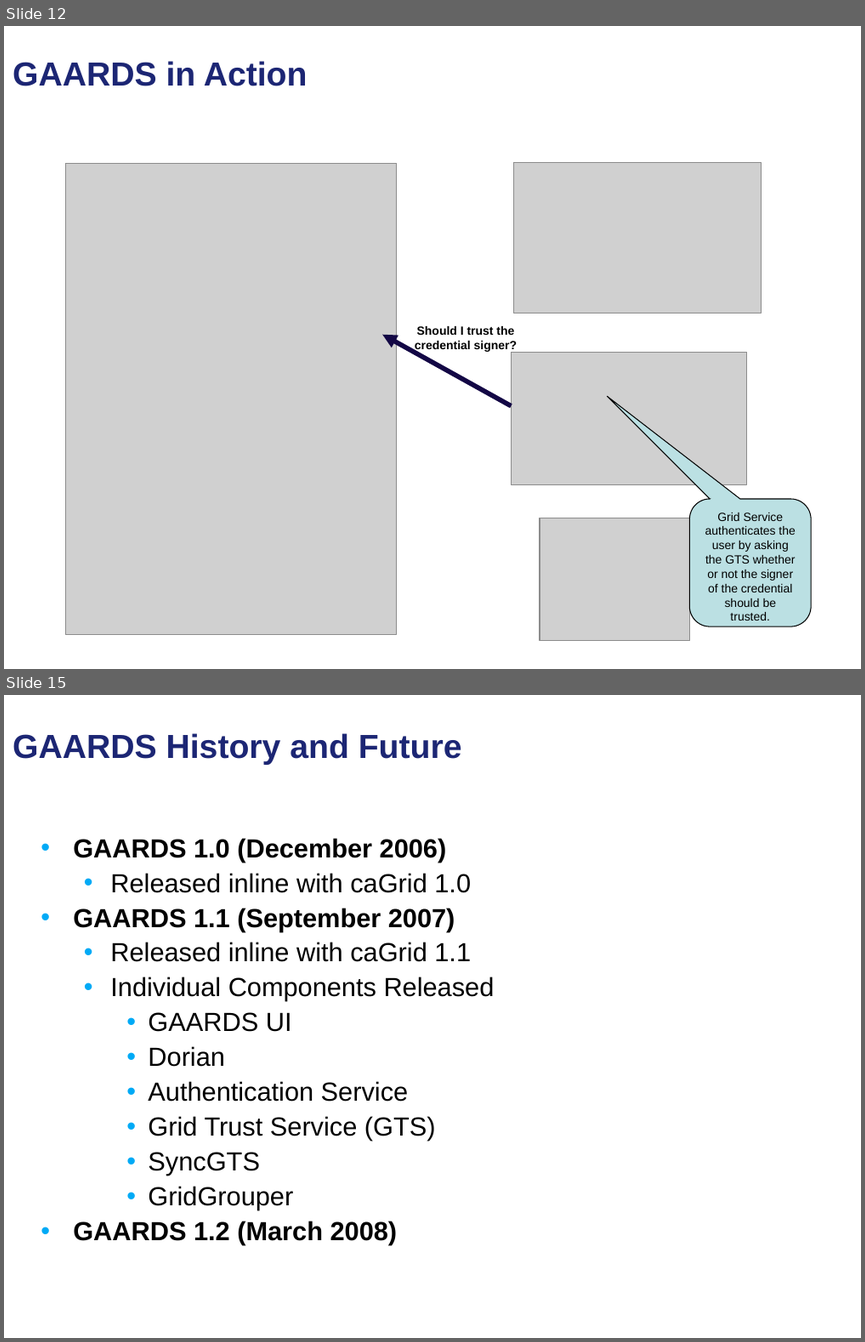
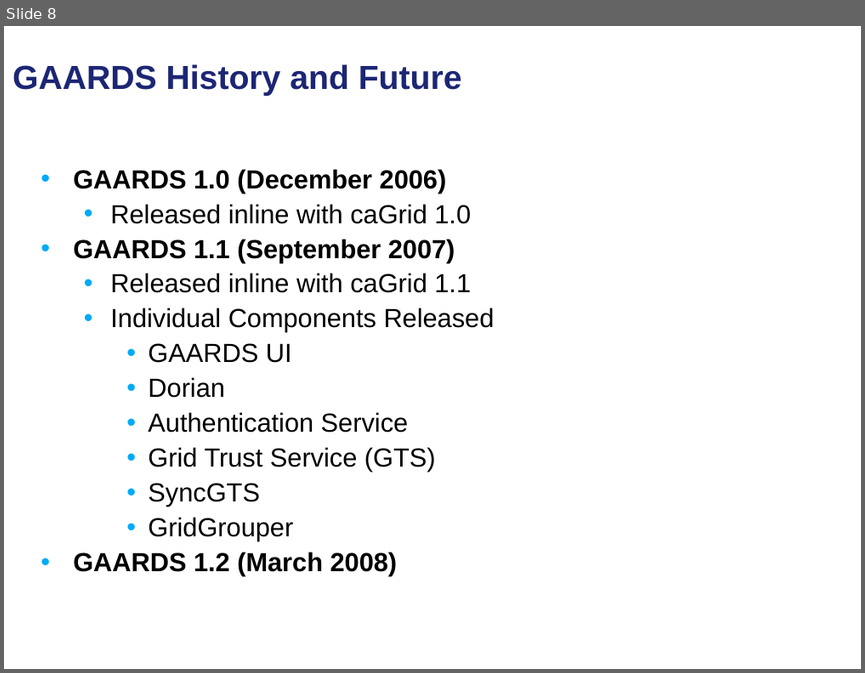
Before and after one commit to NCIP/cagrid-portal, a slide deck: cagrid-1-0/Documentation/presentations/security/gaards-arch-vcde-f2f-january-2008.ppt. Shown one above the other, each under a label of ours: slides 12 and 15 before the commit, slide 8 after it; the slides between them are not shown. The pictures are 865x1342 and 865x673 pixels, drawn with LibreOffice and Linux fonts; fonts in the diff are those of the drawing; grey boxes stand for pictures; background and template pictures are left out. Boxes give left, top, right and bottom in pixels: in the first picture for what was removed or moved away, otherwise in the second. Text is boxed around its words. In the diff, an @@ line names an element or a change of style, - is before the commit and + after.

```diff
--- a/cagrid-1-0/Documentation/presentations/security/gaards-arch-vcde-f2f-january-2008.ppt
+++ b/cagrid-1-0/Documentation/presentations/security/gaards-arch-vcde-f2f-january-2008.ppt
@@ slide 12 removed at (4,26,861,669), background picture (left out) @@
@@ title removed at (12,61,307,86) @@
-GAARDS in Action
@@ picture removed at (66,163,398,635) @@
@@ picture removed at (514,162,761,313) @@
@@ text removed at (415,326,517,352) @@
-Should I trust the
-credential signer?
@@ arrow removed from (511, 406) to (383, 335) @@
@@ picture removed at (511,352,747,484) @@
@@ rounded speech box removed at (689,499,812,627) @@
-Grid Service authenticates the user by asking the GTS whether or not the signer of the credential should be trusted.
@@ picture removed at (540,518,689,641) @@
@@ what was slide 15 is now slide 8 @@
```
Also in this commit, not shown: 6 other slides removed.
